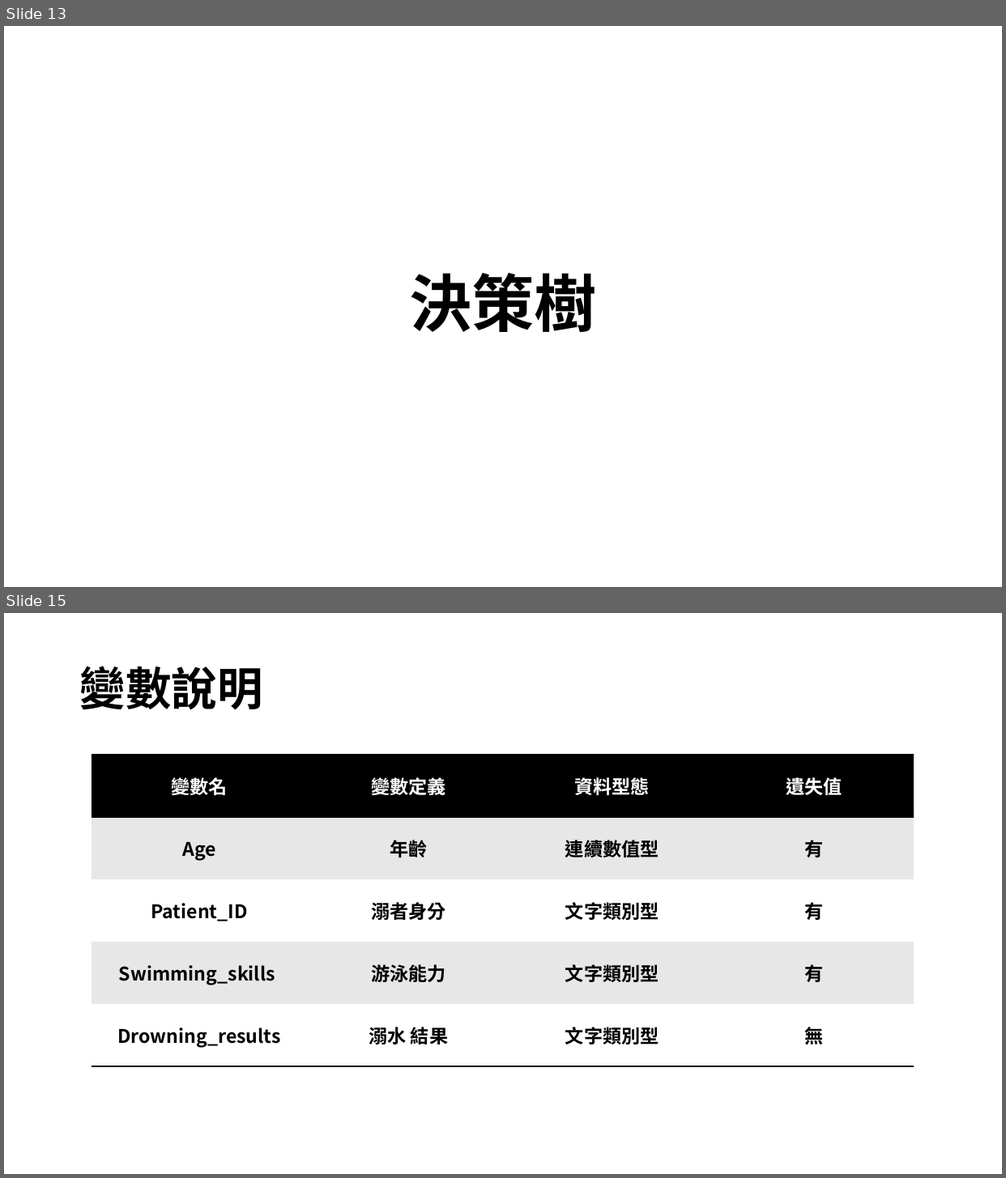
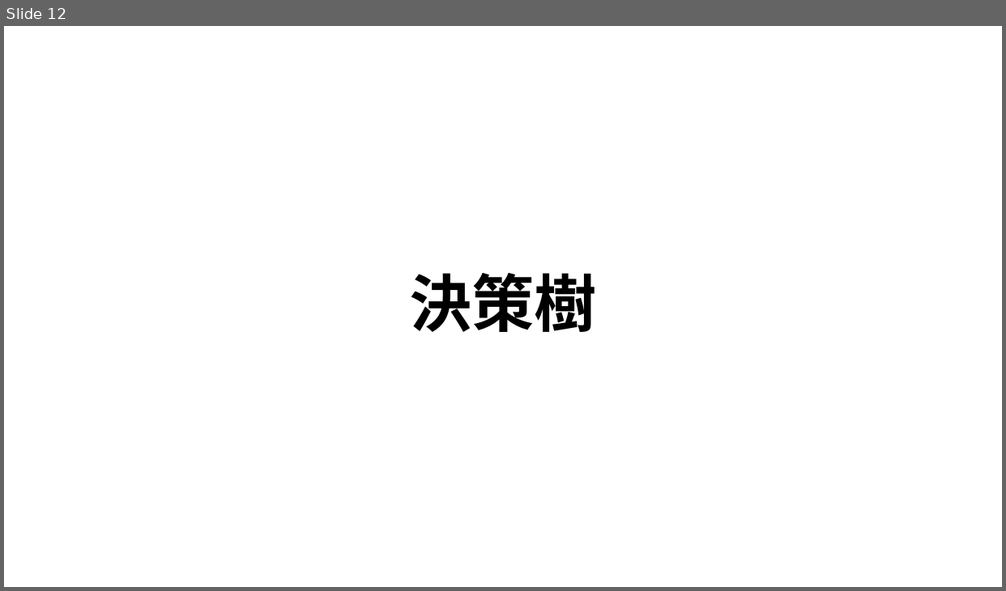
Before and after one commit to RyanLin987/Data-Mining-Project, a slide deck: 採礦期末報告.pptx. Shown one above the other, each under a label of ours: slides 13 and 15 before the commit, slide 12 after it; the slides between them are not shown. The pictures are 1006x1178 and 1006x591 pixels, drawn with LibreOffice and Linux fonts; fonts in the diff are those of the drawing. Boxes give left, top, right and bottom in pixels: in the first picture for what was removed or moved away, otherwise in the second. Text is boxed around its words. In the diff, an @@ line names an element or a change of style, - is before the commit and + after.

```diff
--- a/採礦期末報告.pptx
+++ b/採礦期末報告.pptx
@@ slide 15 removed at [4, 613, 1002, 1174], background #FFFFFF @@
@@ title removed at [80, 666, 263, 710] @@
-變數說明
@@ table removed at [91, 756, 914, 1067], 5 rows, 4 columns @@
-變數名 | 變數定義 | 資料型態 | 遺失值
-Age | 年齡 | 連續數值型 | 有
-Patient_ID | 溺者身分 | 文字類別型 | 有
-Swimming_skills | 游泳能力 | 文字類別型 | 有
-Drowning_results | 溺水 結果 | 文字類別型 | 無
@@ what was slide 13 is now slide 12 @@
```
Also in this commit, not shown: 5 slides changed, 25 slides added, 15 other slides removed, 2 other files.
